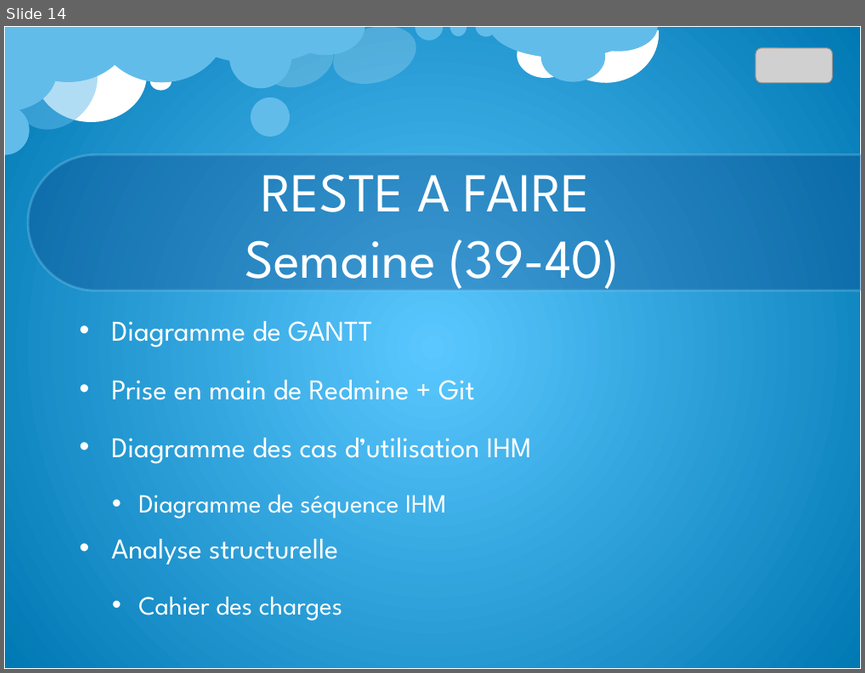
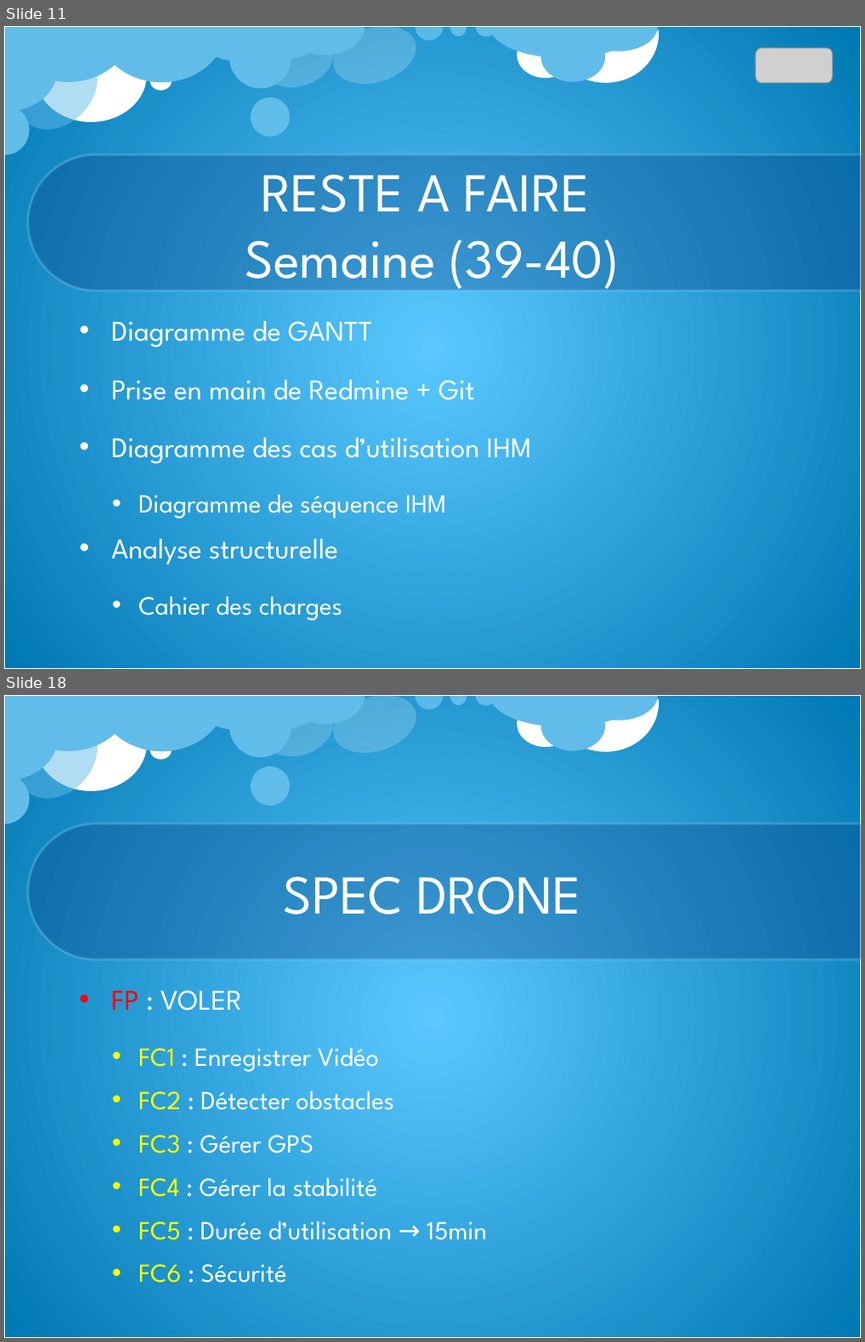
Before and after one commit to Qt-Widgets/PROJET_Drone, a slide deck: cr/CR_lundi_23_09_13.pptx. Shown one above the other, each under a label of ours: slide 14 before the commit, slides 11 and 18 after it; the slides between them are not shown. The pictures are 865x673 and 865x1342 pixels, drawn with LibreOffice and Linux fonts; fonts in the diff are those of the drawing; grey boxes stand for pictures; background and template pictures are left out. Boxes give left, top, right and bottom in pixels: in the first picture for what was removed or moved away, otherwise in the second. Text is boxed around its words. In the diff, an @@ line names an element or a change of style, - is before the commit and + after.

```diff
--- a/cr/CR_lundi_23_09_13.pptx
+++ b/cr/CR_lundi_23_09_13.pptx
@@ slide 18 added at (x1=4, y1=695, x2=861, y2=1338), background picture (left out); not listed: 23 template elements that a slide beside it also shows @@
@@ title added at (x1=283, y1=876, x2=581, y2=914), 46 pt, text #FFFFFF @@
+SPEC DRONE
@@ text added at (x1=111, y1=990, x2=487, y2=1282), 22 pt, text #FFFFFF @@
+• FP : VOLER
+  • FC1 : Enregistrer Vidéo
+  • FC2 : Détecter obstacles
+  • FC3 : Gérer GPS
+  • FC4 : Gérer la stabilité
+  • FC5 : Durée d’utilisation → 15min
+  • FC6 : Sécurité
@@ what was slide 14 is now slide 11 @@
```
Also in this commit, not shown: 7 slides changed, 16 other slides added, 2 slides removed, 3 other files.
